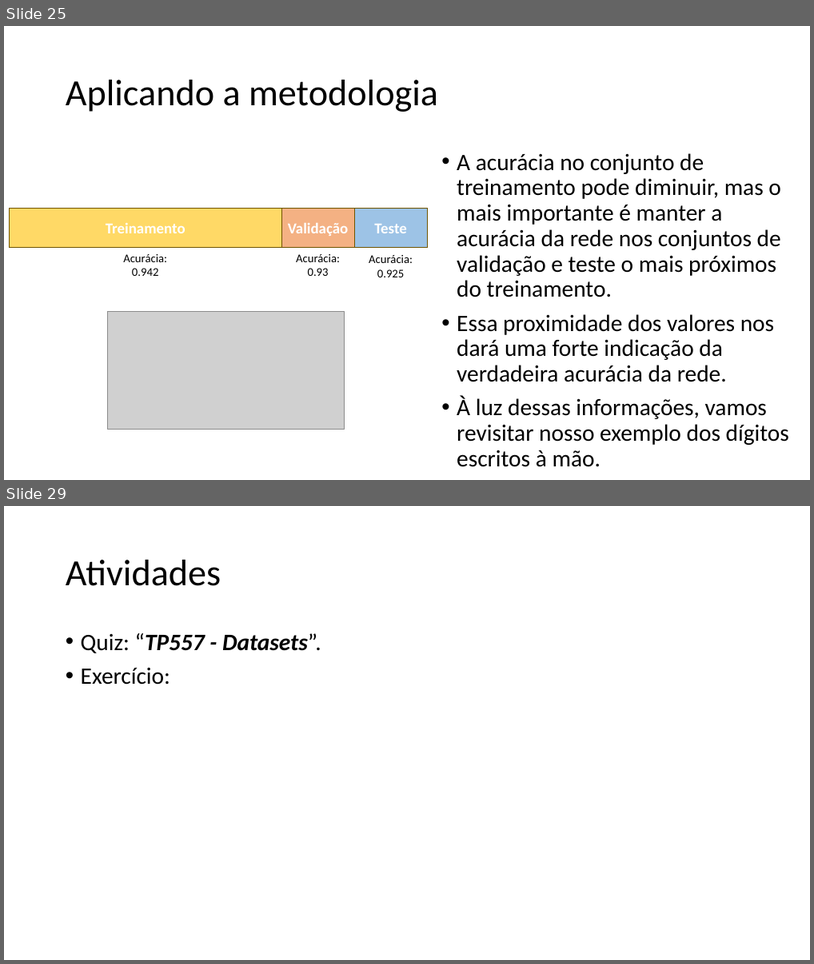
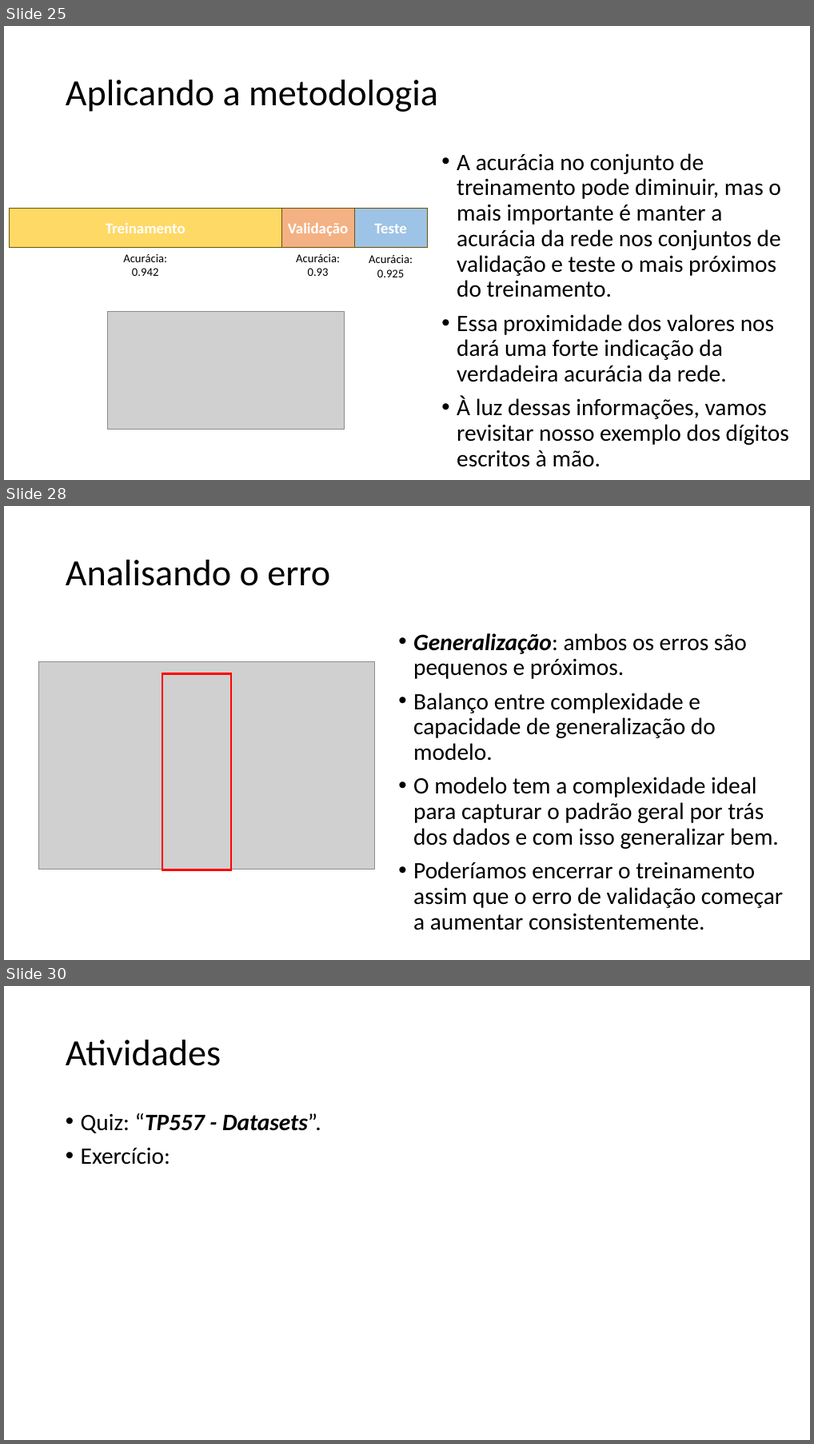
Before and after one commit to zz4fap/tp557-iot-ml, a slide deck: slides/TP557_10_Datasets.pptx. Shown one above the other, each under a label of ours: slides 25 and 29 before the commit, slides 25, 28 and 30 after it; the slides between them are not shown. The pictures are 814x964 and 814x1444 pixels, drawn with LibreOffice and Linux fonts; fonts in the diff are those of the drawing; grey boxes stand for pictures. Boxes give left, top, right and bottom in pixels: in the first picture for what was removed or moved away, otherwise in the second. Text is boxed around its words. In the diff, an @@ line names an element or a change of style, - is before the commit and + after.

```diff
--- a/slides/TP557_10_Datasets.pptx
+++ b/slides/TP557_10_Datasets.pptx
@@ slide 28 added at [4, 506, 810, 960], background #FFFFFF @@
@@ title added at [66, 560, 330, 586], 44 pt, text #000000 @@
+Analisando o erro
@@ text added at [414, 633, 783, 930], 28 pt, text #000000 @@
+• Generalização: ambos os erros são pequenos e próximos.
+• Balanço entre complexidade e capacidade de generalização do modelo.
+• O modelo tem a complexidade ideal para capturar o padrão geral por trás dos dados e com isso generalizar bem.
+• Poderíamos encerrar o treinamento assim que o erro de validação começar a aumentar consistentemente.
@@ picture added at [38, 661, 375, 869] @@
@@ rectangle added at [162, 673, 231, 869], outline #FF0000 2.25 pt @@
@@ what was slide 29 is now slide 30 @@
```
Also in this commit, not shown: 1 slide changed, 2 other slides added, 2 slides removed, 1 other file.
